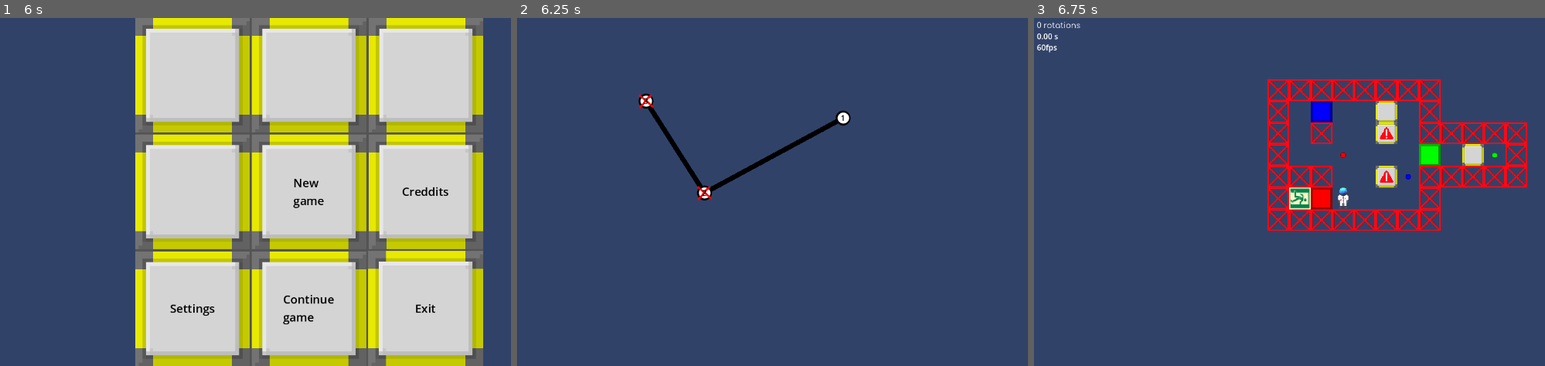
Above: before the commit, frames 1-3 (left to right).
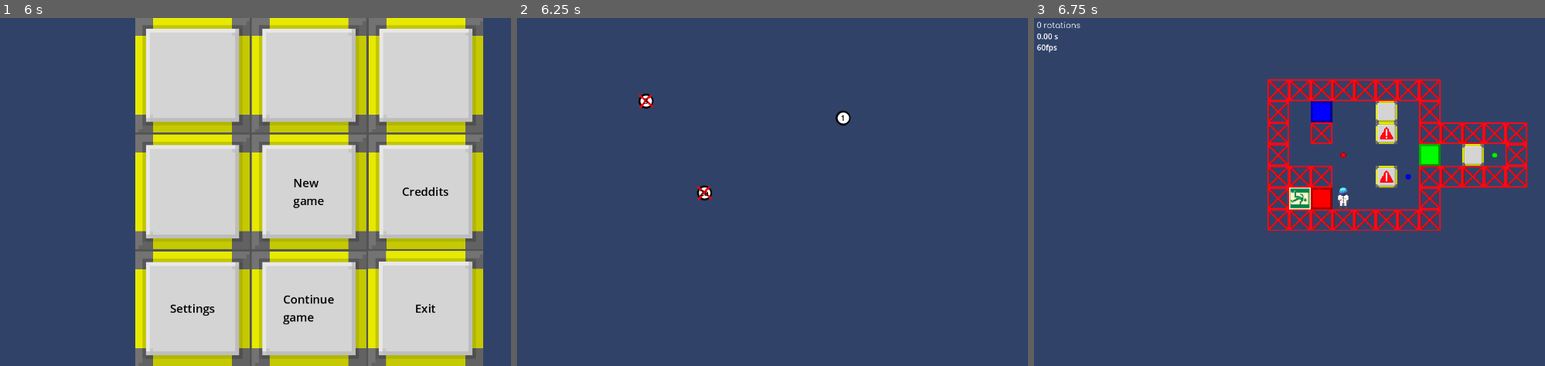
Above: after the commit, the same moments.

Repository: wojtekmal/escape-blocks
Game: Godot game, scene res://menu_stuff/menu_2.tscn
The game is run twice, just before and just after one commit, with the same random seed, the same clock (stepped at 60 frames per second) and the same inputs.
Inputs (mouse positions are in pixels of both pictures, inside the frame that each line leads up to):
- Up to frame 1 (6 s): click (194, 73) at 0.52 s; tap Enter at 1.25 s; move the mouse to (444, 174) at 1.27 s; hold Right (gravity_right) 1.28-2.03 s; click (444, 174) at 1.42 s; tap W (jump) at 1.52, 2.27, 3.77, 4.52, 5.27 s; tap R (restart) at 2, 2.75, 3.5, 4.25, 4.9, 5 s; move the mouse to (183, 209) at 2.02 s; hold Left (gravity_left) 2.03-2.78 s; move the mouse to (373, 115) at 2.77 s; hold Right (gravity_right) 2.78-3.53 s; move the mouse to (275, 261) at 3.52 s; hold Up (gravity_up) 3.53-4.28 s; click (275, 261) at 3.67 s; move the mouse to (495, 244) at 4.27 s; hold Left (gravity_left) from 4.28 s (still down); move the mouse to (122, 139) at 5.02 s; move the mouse to (342, 192) at 5.77 s; click (342, 192) at 5.92 s
- Up to frame 2 (6.25 s): keep holding Left (gravity_left)
- Up to frame 3 (6.75 s): release Left (gravity_left) at 6.5 s; click "1" at 6.5 s

Frame 1 is identical in both runs. In frame 2, 0.7% of the frame differs, in the area x 25-63%, y 25-52%; in frame 3, nothing differs.

Commit message:
Began to fix how the level system works, moved data about level dependencies and scenes to global.gd. The level map has to be updated. The end panel isn't finished, because it doesn't show the time and rotation limits.

Diff:
--- a/engine/levels/LevelTemplate.tscn
+++ b/engine/levels/LevelTemplate.tscn
@@ -18,6 +18,7 @@
 [ext_resource type="FontFile" uid="uid://curjj8j0yb7o0" path="res://fonts/conthrax/conthrax-sb.otf" id="14_wb3oo"]
 [ext_resource type="PackedScene" uid="uid://c8o4sicisqcs4" path="res://menu_stuff/part_box.tscn" id="17_j8u3w"]
 [ext_resource type="Texture2D" uid="uid://c8yym53ddmjaq" path="res://textures/end_panel_button.png" id="18_e15eb"]
+[ext_resource type="Script" path="res://scripts/stopwatch.gd" id="19_nh8s2"]
 
 [sub_resource type="TileSetAtlasSource" id="TileSetAtlasSource_ja7cw"]
 texture = ExtResource("3")
@@ -328,7 +329,6 @@
 board_dimensions = Vector2i(8, 5)
 
 [node name="Player" parent="." instance=ExtResource("1")]
-visible = false
 collision_layer = 10
 collision_mask = 1
 board_cords = Vector2i(3, 2)
@@ -418,19 +418,24 @@
 
 [node name="PartBox1" parent="Control/CanvasLayer/MarginContainer/VBoxContainer/PartsBox/HBoxContainer" instance=ExtResource("17_j8u3w")]
 layout_mode = 2
+part_new = false
 
 [node name="PartBox2" parent="Control/CanvasLayer/MarginContainer/VBoxContainer/PartsBox/HBoxContainer" instance=ExtResource("17_j8u3w")]
 layout_mode = 2
+part_new = false
 
 [node name="PartBox3" parent="Control/CanvasLayer/MarginContainer/VBoxContainer/PartsBox/HBoxContainer" instance=ExtResource("17_j8u3w")]
 layout_mode = 2
+part_new = false
 
 [node name="PartBox4" parent="Control/CanvasLayer/MarginContainer/VBoxContainer/PartsBox/HBoxContainer" instance=ExtResource("17_j8u3w")]
 layout_mode = 2
+part_new = false
 
 [node name="PartBox5" parent="Control/CanvasLayer/MarginContainer/VBoxContainer/PartsBox/HBoxContainer" instance=ExtResource("17_j8u3w")]
 layout_mode = 2
 label_text = "text"
+part_new = false
 
 [node name="ButtonsBox" type="MarginContainer" parent="Control/CanvasLayer/MarginContainer/VBoxContainer"]
 layout_mode = 2
@@ -491,3 +496,12 @@
 text = "NEXT"
 label_settings = SubResource("LabelSettings_xh2jf")
 horizontal_alignment = 1
+
+[node name="Timer" type="CanvasLayer" parent="Control"]
+script = ExtResource("19_nh8s2")
+
+[node name="RichTextLabel" type="RichTextLabel" parent="Control/Timer"]
+offset_left = 6.0
+offset_top = 26.0
+offset_right = 239.0
+offset_bottom = 89.0
--- a/engine/levels/test_level_template.tscn
+++ b/engine/levels/test_level_template.tscn
@@ -1,7 +1,6 @@
-[gd_scene load_steps=3 format=3 uid="uid://o5wwgygxb364"]
+[gd_scene load_steps=2 format=3 uid="uid://o5wwgygxb364"]
 
 [ext_resource type="PackedScene" uid="uid://bk50fllxbyt1k" path="res://levels/LevelTemplate.tscn" id="1_abf3c"]
-[ext_resource type="Script" path="res://scripts/stopwatch.gd" id="2_fjjyv"]
 
 [node name="LevelTemplate" instance=ExtResource("1_abf3c")]
 process_mode = 1
@@ -24,11 +23,17 @@
 layer_0/tile_data = PackedInt32Array(262144, 131072, 131072, 196609, 131072, 196608, 196608, 131072, 65536, 262145, 131 …(33716 unchanged characters)…
 board_dimensions = Vector2i(80, 50)
 
-[node name="Timer" type="CanvasLayer" parent="Control" index="1"]
-script = ExtResource("2_fjjyv")
+[node name="PartBox1" parent="Control/CanvasLayer/MarginContainer/VBoxContainer/PartsBox/HBoxContainer" index="0"]
+part_new = false
 
-[node name="RichTextLabel" type="RichTextLabel" parent="Control/Timer" index="0"]
-offset_left = 6.0
-offset_top = 26.0
-offset_right = 239.0
-offset_bottom = 89.0
+[node name="PartBox2" parent="Control/CanvasLayer/MarginContainer/VBoxContainer/PartsBox/HBoxContainer" index="1"]
+part_new = false
+
+[node name="PartBox3" parent="Control/CanvasLayer/MarginContainer/VBoxContainer/PartsBox/HBoxContainer" index="2"]
+part_new = false
+
+[node name="PartBox4" parent="Control/CanvasLayer/MarginContainer/VBoxContainer/PartsBox/HBoxContainer" index="3"]
+part_new = false
+
+[node name="PartBox5" parent="Control/CanvasLayer/MarginContainer/VBoxContainer/PartsBox/HBoxContainer" index="4"]
+part_new = false
--- a/engine/map_stuff/level_map.tscn
+++ b/engine/map_stuff/level_map.tscn
@@ -8,7 +8,7 @@
 
 [node name="LevelButton" parent="." instance=ExtResource("1_qu7sv")]
 position = Vector2(388, 362)
-label_text = "2"
+label_text = "2a"
 
 [node name="LevelButton2" parent="." instance=ExtResource("1_qu7sv")]
 position = Vector2(267, 172)
--- a/engine/menu_stuff/part_box.tscn
+++ b/engine/menu_stuff/part_box.tscn
@@ -17,6 +17,7 @@
 grow_vertical = 2
 size_flags_horizontal = 3
 script = ExtResource("1_etha7")
+part_new = null
 
 [node name="VBoxContainer" type="VBoxContainer" parent="."]
 layout_mode = 2
@@ -38,6 +39,7 @@
 layout_mode = 2
 
 [node name="Part" type="TextureRect" parent="VBoxContainer/FrameBox/RatioPartBox"]
+visible = false
 layout_mode = 2
 texture = ExtResource("3_lbcbi")
 expand_mode = 1
--- a/engine/scripts/LevelTemplate.gd
+++ b/engine/scripts/LevelTemplate.gd
@@ -26,6 +26,11 @@
 @onready var next_level_button := $Control/CanvasLayer/MarginContainer/VBoxContainer/ButtonsBox/HBoxContainer/NextLevelBox/TextureButton
 @onready var retry_level_button := $Control/CanvasLayer/MarginContainer/VBoxContainer/ButtonsBox/HBoxContainer/RetryLevelBox/TextureButton
 @onready var timer := $Control/Timer
+@onready var part_box_1 := $Control/CanvasLayer/MarginContainer/VBoxContainer/PartsBox/HBoxContainer/PartBox1
+@onready var part_box_2 := $Control/CanvasLayer/MarginContainer/VBoxContainer/PartsBox/HBoxContainer/PartBox2
+@onready var part_box_3 := $Control/CanvasLayer/MarginContainer/VBoxContainer/PartsBox/HBoxContainer/PartBox3
+@onready var part_box_4 := $Control/CanvasLayer/MarginContainer/VBoxContainer/PartsBox/HBoxContainer/PartBox4
+@onready var part_box_5 := $Control/CanvasLayer/MarginContainer/VBoxContainer/PartsBox/HBoxContainer/PartBox5
 
 var rotations_number : int : set = update_counter
 var moving_entities = []
@@ -513,6 +518,42 @@
 		elif rotations_number <= rotation_limit_2:
 			rotation_parts = 1
 
+		if timer._time <= time_limit_1:
+			time_parts = 2
+		elif timer._time <= time_limit_2:
+			time_parts = 1
+
+		if global.levels[level_name]["finished_parts"] >= 1:
+			part_box_1.part_visible = true
+		if global.levels[level_name]["time_parts"] >= 1:
+			part_box_2.part_visible = true
+		if global.levels[level_name]["time_parts"] >= 2:
+			part_box_3.part_visible = true
+		if global.levels[level_name]["rotation_parts"] >= 1:
+			part_box_4.part_visible = true
+		if global.levels[level_name]["rotation_parts"] >= 2:
+			part_box_5.part_visible = true
+
+		if !part_box_1.part_visible:
+			part_box_1.part_new = true
+			part_box_1.part_visible = true
+		if !part_box_2.part_visible && time_parts >= 1:
+			part_box_2.part_new = true
+			part_box_2.part_visible = true
+		if !part_box_3.part_visible && time_parts >= 2:
+			part_box_3.part_new = true
+			part_box_3.part_visible = true
+		if !part_box_4.part_visible && rotation_parts >= 1:
+			part_box_4.part_new = true
+			part_box_4.part_visible = true
+		if !part_box_5.part_visible && rotation_parts >= 2:
+			part_box_5.part_new = true
+			part_box_5.part_visible = true
+
+		global.levels[level_name]["finished_parts"] = 1
+		global.levels[level_name]["time_parts"] = max(global.levels[level_name]["time_parts"], time_parts)
+		global.levels[level_name]["rotation_parts"] = max(global.levels[level_name]["rotation_parts"], rotation_parts)
+
 		level_map_button.pressed.connect(go_to_map)
 		retry_level_button.pressed.connect(retry_level)
 		next_level_button.pressed.connect(go_to_next_level)
--- a/engine/scripts/MenuButton.gd
+++ b/engine/scripts/MenuButton.gd
@@ -38,25 +38,14 @@
 	# When "New game" is pressed, levels is set to this. If "Continue game is chosen,
 	# the saved version of levels is chosen (TODO).
 
-	global.levels = {
-		"1": {
-			"unlocked": true,
-			"finished_parts": 0,
-			"rotation_parts": 0,
-			"time_parts": 0,
-		},
-		"2": {
+	for level_name in global.levels_data:
+		global.levels[level_name] = {
 			"unlocked": false,
 			"finished_parts": 0,
 			"rotation_parts": 0,
 			"time_parts": 0,
-		},
-		"3": {
-			"unlocked": false,
-			"finished_parts": 0,
-			"rotation_parts": 0,
-			"time_parts": 0,
-		},
-	}
+		}
+
+	global.levels["1"]["unlocked"] = true
 
 	get_tree().change_scene_to_file("res://map_stuff/level_map.tscn")
--- a/engine/scripts/global.gd
+++ b/engine/scripts/global.gd
@@ -13,3 +13,31 @@
 #}
 
 var levels := {}
+
+# This dictionary also contains all levels' scenes and dependencies.
+var levels_data := {
+	"1": {
+		"resource": preload("res://levels/test_level_template.tscn"),
+		"dependencies": [],
+	},
+	"2a": {
+		"resource": preload("res://levels/level_2.tscn"),
+		"dependencies": [],
+	},
+	"2b": {
+		"resource": preload("res://levels/level_2_v2.tscn"),
+		"dependencies": [],
+	},
+	"3": {
+		"resource": preload("res://levels/wojtekmal_1.tscn"),
+		"dependencies": [],
+	},
+	"4": {
+		"resource": preload("res://levels/test_level_template_2.tscn"),
+		"dependencies": [],
+	},
+	"5": {
+		"resource": preload("res://levels/roupiq_1.tscn"),
+		"dependencies": [],
+	},
+}
--- a/engine/scripts/level_map.gd
+++ b/engine/scripts/level_map.gd
@@ -1,71 +1,58 @@
 @tool
 extends Node2D
 
-var buttons = {
-	"1": {
-		"dependencies": [],
-		"reference": 0 # Placeholder.
-	},
-	"2": {
-		"dependencies": ["1"],
-		"reference": 0
-	},
-	"3": {
-		"dependencies": ["2"],
-		"reference": 0
-	},
-}
+var buttons := {}
 
 # Called when the node enters the scene tree for the first time.
 func _ready():
 	for button_reference in get_tree().get_nodes_in_group("level_buttons"):
 		button_reference.button_pressed.connect(on_level_button_pressed)
-		buttons[button_reference.label_text]["reference"] = button_reference
+		buttons[button_reference.label_text] = button_reference
 		#print(button_reference.label_text)
 
-	if global.levels == {}:
-		# This is a dictionary holding the default values for global.levels.
-		# When "New game" is pressed, levels is set to this. If "Continue game is chosen,
-		# the saved version of levels is chosen (TODO).
-
-		global.levels = {
-			"1": {
-				"unlocked": true,
-				"finished_parts": 0,
-				"rotation_parts": 0,
-				"time_parts": 0,
-			},
-			"2": {
-				"unlocked": false,
-				"finished_parts": 0,
-				"rotation_parts": 0,
-				"time_parts": 0,
-			},
-			"3": {
-				"unlocked": false,
-				"finished_parts": 0,
-				"rotation_parts": 0,
-				"time_parts": 0,
-			},
-		}
+	#if global.levels == {}:
+	#	# This is a dictionary holding the default values for global.levels.
+	#	# When "New game" is pressed, levels is set to this. If "Continue game is chosen,
+	#	# the saved version of levels is chosen (TODO).
+	#
+	#	global.levels = {
+	#		"1": {
+#				"unlocked": true,
+#				"finished_parts": 0,
+#				"rotation_parts": 0,
+#				"time_parts": 0,
+#			},
+#			"2": {
+#				"unlocked": false,
+#				"finished_parts": 0,
+#				"rotation_parts": 0,
+#				"time_parts": 0,
+#			},
+#			"3": {
+#				"unlocked": false,
+#				"finished_parts": 0,
+#				"rotation_parts": 0,
+#				"time_parts": 0,
+#			},
+#		}
 
 	init_graph()
 
 func init_graph():
 	for button_text in buttons:
-		for dependency in buttons[button_text]["dependencies"]:
+		for dependency in global.levels_data[button_text]["dependencies"]:
 			if global.levels[dependency]["finished_parts"] == 1:
 				global.levels[button_text]["unlocked"] = true
 
 		if global.levels[button_text]["unlocked"]:
-			buttons[button_text]["reference"].pressable_button.disabled = false
+			buttons[button_text].pressable_button.disabled = false
 
 	for button_text in buttons:
-		for dependency in buttons[button_text]["dependencies"]:
+		for dependency in global.levels_data[button_text]["dependencies"]:
 
 			var line = Line2D.new()
-			line.add_point(buttons[button_text]["reference"].position)
-			line.add_point(buttons[dependency]["reference"].position)
+			line.add_point(buttons[button_text].position)
+			line.add_point(buttons[dependency].position)
 			line.default_color = Color8(0, 0, 0)
 			line.z_index = -1
 			add_child(line)
--- a/engine/scripts/level_restart.gd
+++ b/engine/scripts/level_restart.gd
@@ -1,27 +1,18 @@
 extends Node2D
 
 @onready var pause_screen := $Control/CanvasLayer
-
-# "level name" : preload("res://path/to/level")
-var levels := {
-	"1" : preload("res://levels/test_level_template.tscn"),
-	"hourglass" : preload("res://levels/level_2.tscn"),
-	"hourglass2" : preload("res://levels/level_2_v2.tscn"),
-	"3" : preload("res://levels/wojtekmal_1.tscn"),
-	"4" : preload("res://levels/test_level_template_2.tscn"),
-	"training_1" : preload("res://levels/roupiq_1.tscn"),
-}
 
 var paused = false
 @export var current_level : String
 
 func start(level_name : String):
 	pause(false)
+	current_level = level_name
 	for level in get_tree().get_nodes_in_group("level"):
 		level.queue_free()
 		level.hide()
 		await level.tree_exited
-	var new_level = levels[level_name].instantiate()
+	var new_level = global.levels_data[level_name]["resource"].instantiate()
 	# This can be removed when all levels get their final name.
 	new_level.level_name = level_name
 	new_level.retry_this_level.connect(start)
@@ -43,7 +34,7 @@
 func change_to_next_level(level_name: String):
 	var level_name_found : bool = false
 
-	for level in levels.keys():
+	for level in global.levels_data.keys():
 		if level_name_found:
 			start(level)
 			return
--- a/engine/scripts/part_box.gd
+++ b/engine/scripts/part_box.gd
@@ -3,6 +3,7 @@
 
 @export_multiline var label_text := "" : set = set_label_text
 @export var part_visible : bool = false : set = set_part_visible
+@export var part_new : bool = false : set = set_part_new
 
 # Called when the node enters the scene tree for the first time.
 func _ready():
@@ -23,3 +24,8 @@
 	part_visible = new_value
 	var part_texture = $VBoxContainer/FrameBox/RatioPartBox/Part
 	part_texture.visible = new_value
+
+func set_part_new(new_value):
+	part_new = new_value
+	var part_texture = $VBoxContainer/FrameBox/RatioPartBox/Part
+	part_texture.flip_h = new_value
Not shown: 1 places in engine/levels/LevelTemplate.tscn that only renumber resources
